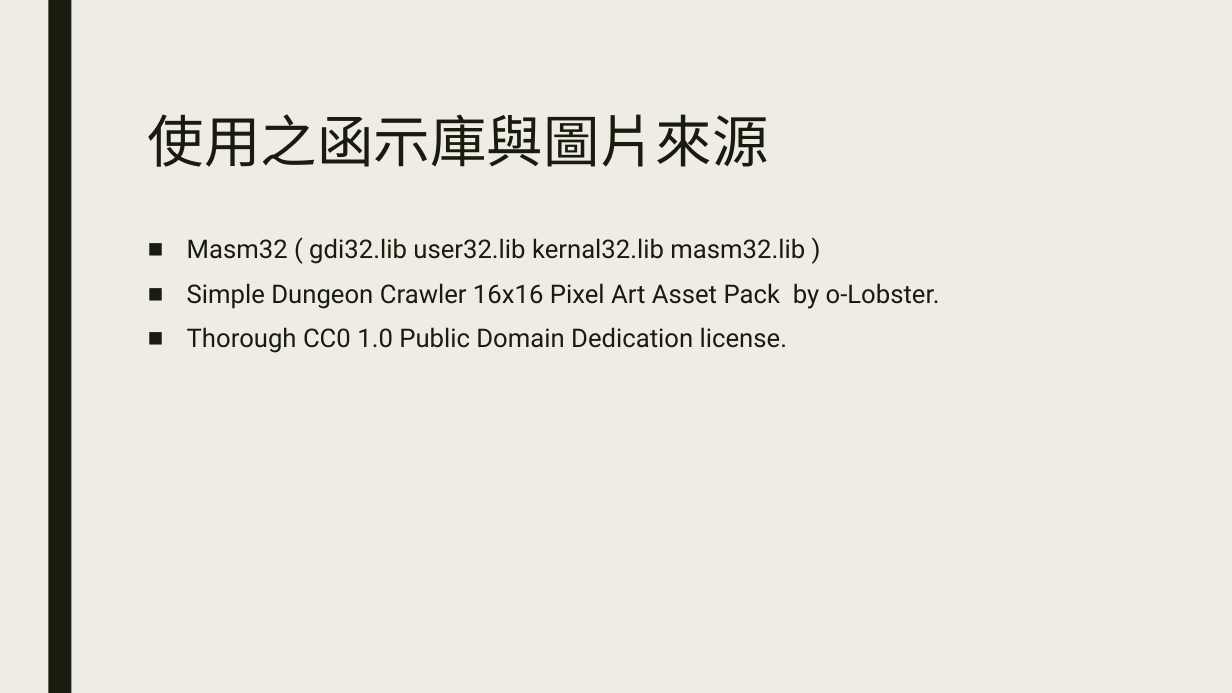
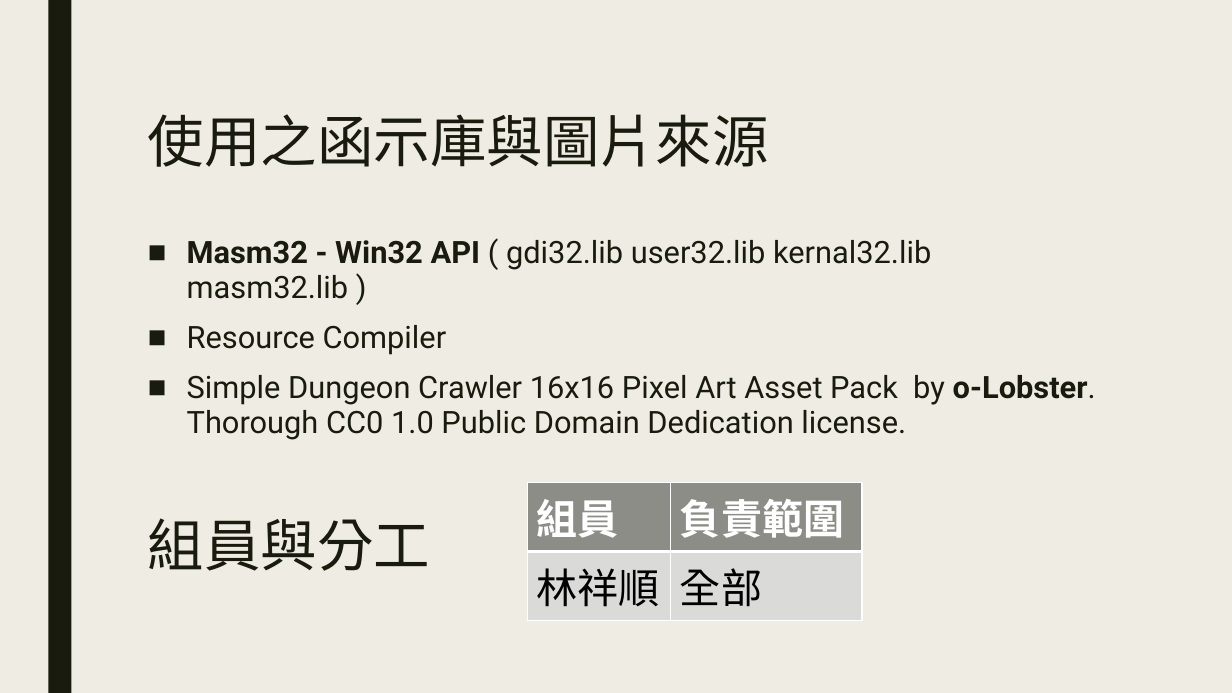
Before and after one commit to lin157644/ncu-asm-final-project, a slide deck: slide 4 of group19.pptx (slide 5 before the commit). Drawn at 1232x693 pixels with LibreOffice and Linux fonts; fonts in the diff are those of the drawing. Boxes give left, top, right and bottom in pixels: in the first picture for what was removed or moved away, otherwise in the second. Text is boxed around its words. In the diff, an @@ line names an element or a change of style, - is before the commit and + after.

```diff
--- a/group19.pptx
+++ b/group19.pptx
@@ text at [187, 240, 1096, 440]: text changed; size 20 to 24 pt @@
-■ Masm32 ( gdi32.lib user32.lib kernal32.lib masm32.lib )
-■ Simple Dungeon Crawler 16x16 Pixel Art Asset Pack by o-Lobster.
-■ Thorough CC0 1.0 Public Domain Dedication license.
+■ Masm32 - Win32 API ( gdi32.lib user32.lib kernal32.lib masm32.lib )
+■ Resource Compiler
+■ Simple Dungeon Crawler 16x16 Pixel Art Asset Pack by o-Lobster.
+  Thorough CC0 1.0 Public Domain Dedication license.
@@ table added at [528, 482, 862, 611], 2 rows, 2 columns @@
+組員 | 負責範圍
+林祥順 | 全部
@@ text added at [148, 518, 430, 571], 44 pt, text #191B0E @@
+組員與分工
```
Also in this commit, not shown: 2 other slides changed, 2 slides added, 2 slides removed, 7 other files.
